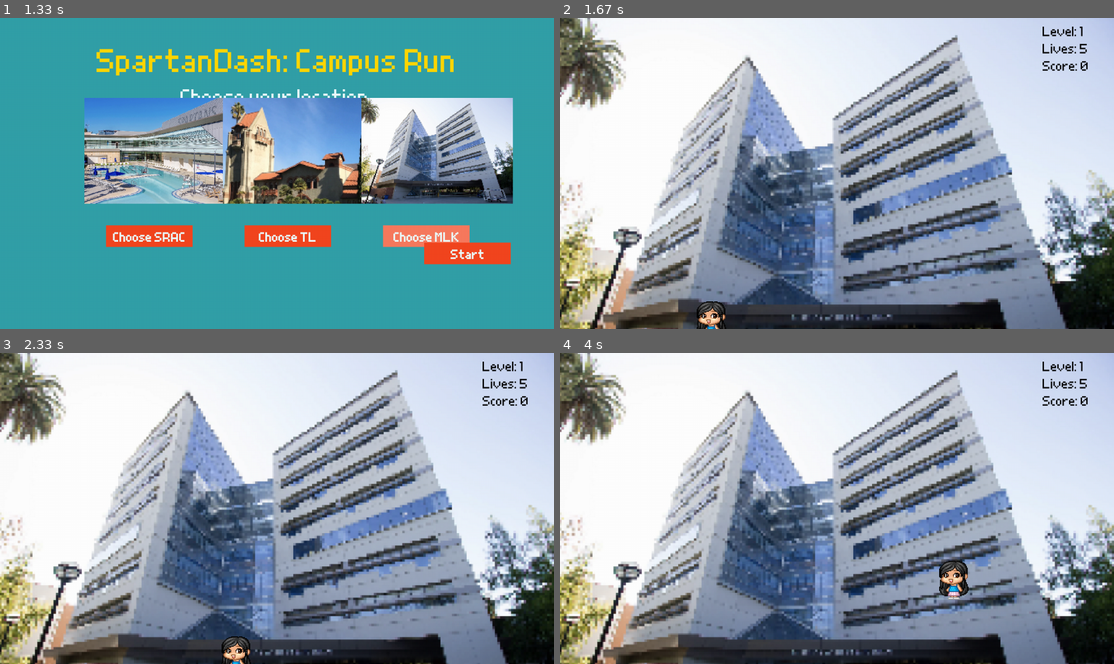
Above: before the commit, frames 1-4 (two rows, left to right).
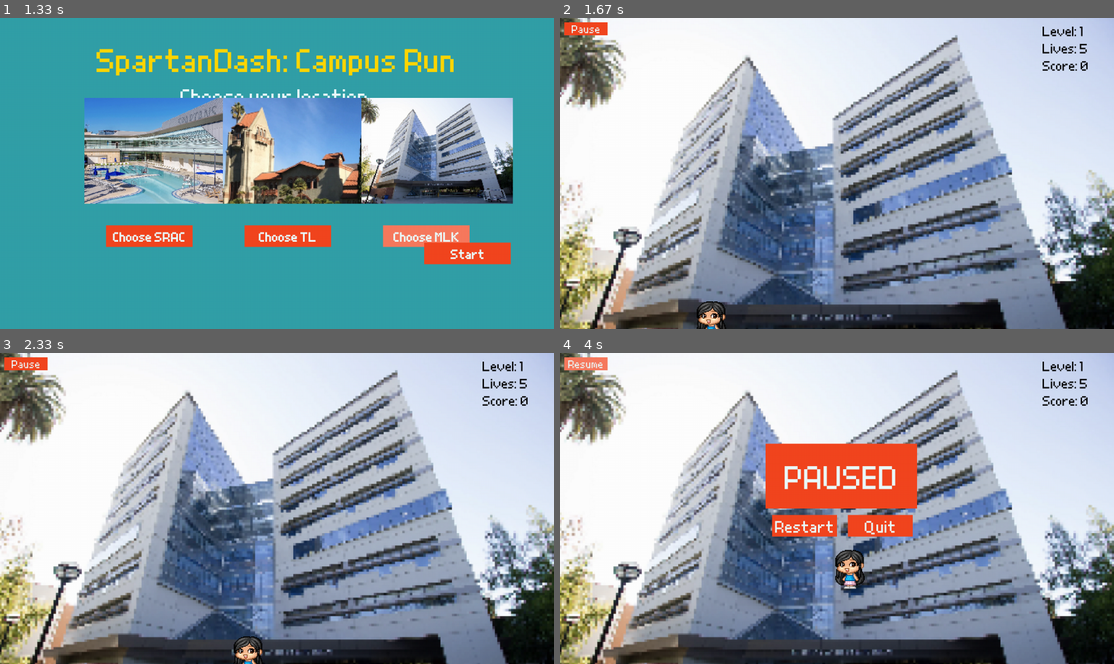
Above: after the commit, the same moments.

Repository: anusrichavali/CS122_PyGame
Game: pygame game, started from main.py
The game is run twice, just before and just after one commit, with the same random seed, the same clock (stepped at 60 frames per second) and the same inputs.
Inputs (mouse positions are in pixels of both pictures, inside the frame that each line leads up to):
- Up to frame 1 (1.33 s): click (426, 235) at 0.38 s; click (465, 254) at 0.72 s; click (437, 235) at 1.05 s
- Up to frame 2 (1.67 s): click (1036, 254) at 1.38 s
- Up to frame 3 (2.33 s): click (243, 527) at 1.72 s; hold Right from 2 s (still down)
- Up to frame 4 (4 s): release Right at 2.47 s; click (903, 536) at 2.55 s; hold Up 2.83-3.13 s; hold Right 3.17-3.63 s; click (587, 362) at 3.72 s

Frame 1 is identical in both runs. In frame 2, 0.3% of the frame differs, in the area x 0-9%, y 1-6%; in frame 3, 0.8%; in frame 4, 8.7%, in the area x 0-74%, y 1-80%.

Commit message:
pause, restart, and quit buttons

Diff:
--- a/selected_character.txt
+++ b/selected_character.txt
@@ -1 +1 @@
-Erica
+Anusri
--- a/selected_location.txt
+++ b/selected_location.txt
@@ -1 +1 @@
-MLK
+TOWER LAWN
--- a/spartandash.py
+++ b/spartandash.py
@@ -1,13 +1,21 @@
 #space invaders game
 import pygame
-import os
-import time
 import random
 
 pygame.init()
 
 font = pygame.font.Font("resources/Grand9KPixel.ttf", 25)
 message_font = pygame.font.Font("resources/Grand9KPixel.ttf", 60)
+
+#create buttons with specified sizes, fontsize, and color
+def button_creation(fontSize, text, x, y, sizeW, sizeH, color):
+    font = pygame.font.Font("resources/Grand9KPixel.ttf", fontSize)
+    button = pygame.Surface((sizeW,sizeH))
+    button.fill(color)
+    message = font.render(text, True, "#ebfbfc")
+    message_rect = message.get_rect(center=(button.get_width()/2, button.get_height()/2))
+    button_rect = pygame.Rect(x, y, sizeW, sizeH)
+    return [button, message, message_rect, button_rect]
 
 #load sprite (main player)
 with open('selected_character.txt', 'r') as file:
@@ -31,21 +39,19 @@
 with open('selected_location.txt', 'r') as file:
     location = file.readline().strip()
 
-if(location == "TOWER LAWN"): #CHANGE THIS TO TOWER LAWN!!!
+#load background and props based on the selected location
+if(location == "TOWER LAWN"):
     background = pygame.image.load("resources/tower_lawn.jpeg")
-    #load enemies --> these are the things that will shoot at sprite
-    obs_1 = "resources/Bee.png"
-    obs_2 = "resources/Fly.png"
+    prop_1 = "resources/Bee.png"
+    prop_2 = "resources/Fly.png"
 elif(location == "SRAC"):
     background = pygame.image.load("resources/srac.png")
-    #load enemies --> these are the things that will shoot at sprite
-    obs_1 = "resources/dumbbell.png"
-    obs_2 = "resources/basketball.png"
+    prop_1 = "resources/dumbbell.png"
+    prop_2 = "resources/basketball.png"
 elif(location == "MLK"):
     background = pygame.image.load("resources/mlk.png")
-    #load enemies --> these are the things that will shoot at sprite
-    obs_1 = "resources/books.png"
-    obs_2 = "resources/laptop.png"
+    prop_1 = "resources/books.png"
+    prop_2 = "resources/laptop.png"
 
 #scale background to fit screen
 DEFAULT_SIZE = (350, 245)
@@ -53,11 +59,7 @@
 new_height = int((screen_info.current_w / original_width) * original_height)
 background = pygame.transform.scale(background, (screen_info.current_w, new_height))
 
-#load shooters --> this is what comes out of the enemies and sprite
-enemy_1_shooter = pygame.image.load("resources/shooter-blue.png")
-enemy_2_shooter = pygame.image.load("resources/shooter-red.png")
-sprite_shooter = pygame.image.load("resources/shooter-sprite.png")
-
+#asset class that is used to generate players and props
 class Asset:
     def __init__(self, xPos, yPos, lives = 5, sprite_img = None):
         self.xPos = xPos
@@ -74,15 +76,18 @@
         self.cool_down_counter = 0
         self.visible = True
 
+    #draw the character on the screen
     def draw(self, screen):
         if self.sprite_img:
             screen.blit(self.sprite_img, (self.xPos, self.yPos))
         else:
             pygame.draw.rect(screen, (255, 0, 0), (self.xPos, self.yPos, 50, 50))
 
+    #move character horizontally
     def move_x(self, value):
         self.xPos += value
 
+    #move character vertically
     def move_y(self, value):
         self.yPos += value
 
@@ -96,87 +101,146 @@
 
 #main loop
 def run():
+    #initalizes variables when the game starts
     running = True
     timer = pygame.time.Clock()
     FPS = 85 #frames per second for speed
     level = 0
     score = 0
 
+    #creates the player asset
     player = Asset(300, 650, sprite_img = sprite)
 
+    #initiates variables to handle the set of props, number of props in each wave, and prop/player's speed
     props = []
     prop_num = 5
+    prop_speed = 0
+    player_speed = 7
+
+    #sets status of losing/paused to False, sets pause variables of text+color to default values
     lost_status = False
-    lost_message_time = 0
+    pause_message = "Pause"
+    pause_color = "#f2461f"
+    paused = False
+
+    #creates restart and quit buttons to display on screen at relevant times
+    restart_button = button_creation(30, "Restart", screen_info.current_w/2 - 150, screen_info.current_h/2 + 15, 150, 50, "#f2461f")
+    quit_button = button_creation(30, "Quit", screen_info.current_w/2 + 25, screen_info.current_h/2 + 15, 150, 50, "#f2461f")
 
     while running:
-        set_background(level, player, props, lost_status, score)
+        #creates updated pause button based on pause status
+        pause_button = button_creation(20, pause_message, 10, 10, 100, 30, pause_color)
+        #sets the background based on all updated variables
+        set_background(level, player, props, lost_status, score, pause_button, restart_button, quit_button, paused)
         timer.tick(FPS)
 
+        #sets lost status when player has no lives
         if player.lives <= 0:
             lost_status = True
-            lost_message_time += 1
-
-        if lost_status == True:
-            if lost_message_time >= FPS * 3:
+
+        #generates a new wave of props and updates level when all props in previous wave are eliminated
+        if len(props) == 0:
+            level += 1
+            prop_num += 1
+            prop_speed += 1
+            player_speed += 1
+            for num in range(prop_num):
+                prop = Asset(random.randrange(50, screen_info.current_w - 100), random.randrange(-2000, -100), 100, random.choice([prop_1, prop_2]))
+                props.append(prop)
+
+        #handles button clicks
+        for event in pygame.event.get():
+            #exit the loop and close the screen in player quits
+            if event.type == pygame.QUIT:
                 running = False
-            else:
-                continue
-        else:
-            if len(props) == 0:
-                level += 1
-                prop_num += 1
-                for num in range(prop_num):
-                    prop = Asset(random.randrange(50, screen_info.current_w - 100), random.randrange(-2000, -100), 100, random.choice([obs_1, obs_2]))
-                    props.append(prop)
-
-            for event in pygame.event.get():
-                #exit the loop and close the screen in player quits
-                if event.type == pygame.QUIT:
+            if event.type == pygame.MOUSEBUTTONDOWN:
+                mouse_pos = pygame.mouse.get_pos()
+                if pause_button[3].collidepoint(mouse_pos):
+                    paused = not paused
+                    if paused:
+                        pause_message = "Resume"
+                        pause_color = "#f77a5e"
+                    else:
+                        pause_message = "Pause"
+                        pause_color = "#f2461f"
+                if restart_button[3].collidepoint(mouse_pos):
+                    #lost_status = False
+                    run()
+                if quit_button[3].collidepoint(mouse_pos):
+                    #lost_status = False
                     running = False
 
-            pressed = pygame.key.get_pressed()
-            if pressed[pygame.K_RIGHT] == True and player.xPos + 50 <= screen_info.current_w:
-                player.move_x(7)
-            if pressed[pygame.K_LEFT] == True and player.xPos >= 0:
-                player.move_x(-7)
-            if pressed[pygame.K_UP] == True and player.yPos >= 0:
-                player.move_y(-7)
-            if pressed[pygame.K_DOWN] == True and player.yPos + 50 <= screen_info.current_h:
-                player.move_y(7)
-
-            for prop in props:
-                prop.move_y(1)
-                if prop.yPos + 100 > screen_info.current_h:
-                    player.lives -= 1
-                    score -= 125
-                    props.remove(prop)
-                # if collision, remove prop from screen
-                if player.collide(player, prop):
-                    prop.visible = False
-                    score += 100
-                    props.remove(prop)
-
+        #skips all the movement while the game is paused or character has lost
+        if paused == True or lost_status == True:
+            continue
+
+        #handles key presses to move the player
+        pressed = pygame.key.get_pressed()
+        if pressed[pygame.K_RIGHT] == True and player.xPos + 50 <= screen_info.current_w:
+            player.move_x(player_speed)
+        if pressed[pygame.K_LEFT] == True and player.xPos >= 0:
+            player.move_x(-player_speed)
+        if pressed[pygame.K_UP] == True and player.yPos >= 0:
+            player.move_y(-player_speed)
+        if pressed[pygame.K_DOWN] == True and player.yPos + 50 <= screen_info.current_h:
+            player.move_y(player_speed)
+
+        #moves the props, handles score, deletes prop if it reaches bottom or collides with player
+        for prop in props:
+            prop.move_y(prop_speed)
+            if prop.yPos + 100 > screen_info.current_h:
+                player.lives -= 1
+                score -= 125
+                props.remove(prop)
+            # if collision, remove prop from screen
+            if player.collide(player, prop):
+                prop.visible = False
+                score += 100
+                props.remove(prop)
+
+    #game is done
     return "Done"
 
-def set_background(level, player, props, lost_status, score):
+#sets the background and draws all text and buttons based on the status of the game
+def set_background(level, player, props, lost_status, score, pause_button, restart_button, quit_button, paused):
     #draw background to screen
     screen.blit(background, (0,0))
 
+    #displays text on top right corner
     levels_text = font.render(f"Level: {level}", True, "black")
     lives_text = font.render(f"Lives: {player.lives}", True, "black")
     score_text = font.render(f"Score: {score}", True, "black")
-
     screen.blit(levels_text, (screen_info.current_w - 165, 10))
     screen.blit(lives_text, (screen_info.current_w - 165, 50))
     screen.blit(score_text, (screen_info.current_w - 165, 90))
 
+    #display pause/resume button on top left corner
+    pause_button[0].blit(pause_button[1], pause_button[2])
+    screen.blit(pause_button[0], (pause_button[3].x, pause_button[3].y))
+
+    #draw the players and props
     player.draw(screen)
     for prop in props:
         prop.draw(screen)
 
+    #display pause, restart, quit buttons if game is paused
+    if paused:
+        pause_msg = button_creation(60, "PAUSED", screen_info.current_w/2 - 15, screen_info.current_h/2, 350, 150, "#f2461f")
+        pause_msg[0].blit(pause_msg[1],pause_msg[2])
+        screen.blit(pause_msg[0], (pause_msg[3].x - 150, pause_msg[3].y - 150))
+        restart_button[0].blit(restart_button[1], restart_button[2])
+        screen.blit(restart_button[0], (restart_button[3].x, restart_button[3].y))
+        quit_button[0].blit(quit_button[1], quit_button[2])
+        screen.blit(quit_button[0], (quit_button[3].x, quit_button[3].y))
+
+    #display lost message, restart, and quit buttons if you lost
     if lost_status == True:
-        lost_text = message_font.render("You Lost!", 1, "black")
-        screen.blit(lost_text, ((screen_info.current_w - lost_text.get_width())/2, (screen_info.current_h - lost_text.get_height())/2))
+        lost_button = button_creation(60, "You Lost", screen_info.current_w/2 - 15, screen_info.current_h/2, 350, 150, "#f2461f")
+        lost_button[0].blit(lost_button[1],lost_button[2])
+        screen.blit(lost_button[0], (lost_button[3].x - 150, lost_button[3].y - 150))
+        restart_button[0].blit(restart_button[1], restart_button[2])
+        screen.blit(restart_button[0], (restart_button[3].x, restart_button[3].y))
+        quit_button[0].blit(quit_button[1], quit_button[2])
+        screen.blit(quit_button[0], (quit_button[3].x, quit_button[3].y))
 
     pygame.display.update()
